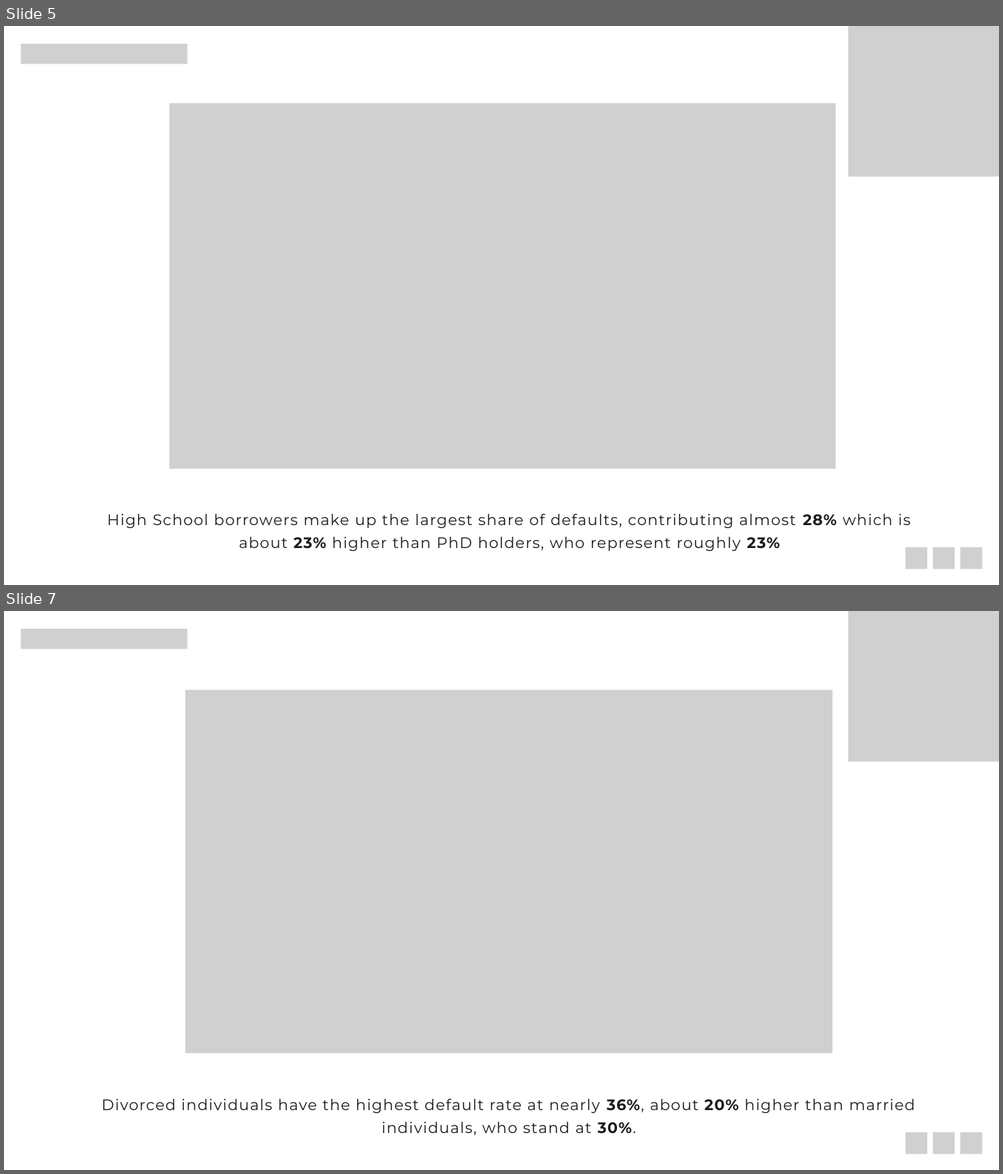
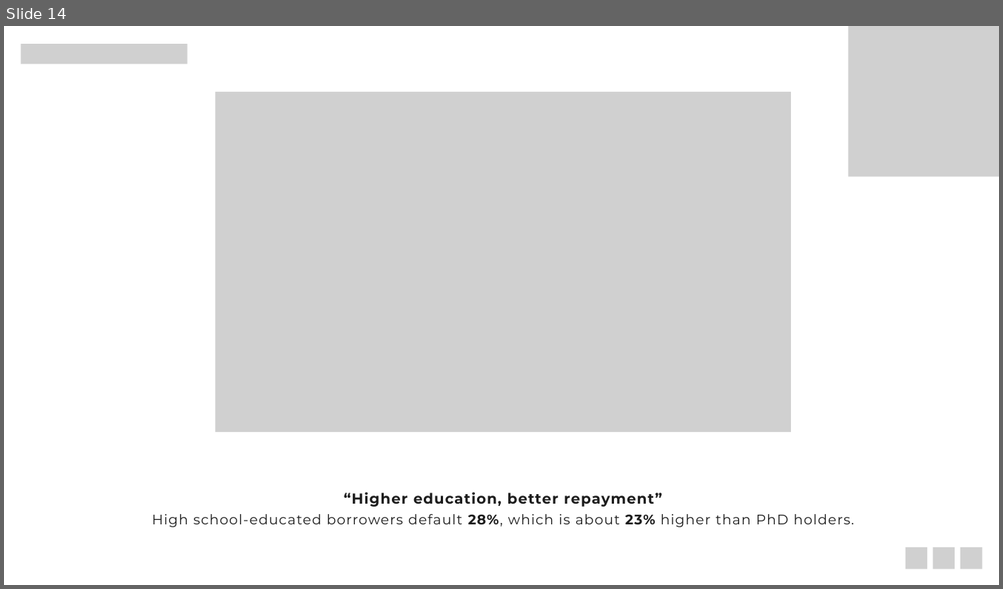
Before and after one commit to aliraza-data/Loan-Default-Risk-Analysis, a slide deck: Presentation/Project_Presentation.pptx. Shown one above the other, each under a label of ours: slides 5 and 7 before the commit, slide 14 after it; the slides between them are not shown. The pictures are 1003x1174 and 1003x589 pixels, drawn with LibreOffice and Linux fonts; fonts in the diff are those of the drawing; grey boxes stand for pictures. Boxes give left, top, right and bottom in pixels: in the first picture for what was removed or moved away, otherwise in the second. Text is boxed around its words. In the diff, an @@ line names an element or a change of style, - is before the commit and + after.

```diff
--- a/Presentation/Project_Presentation.pptx
+++ b/Presentation/Project_Presentation.pptx
@@ slide 7 removed at box(4, 611, 999, 1170), background #FFFFFF @@
@@ picture removed at box(21, 629, 188, 649) @@
@@ picture removed at box(848, 611, 999, 762) @@
@@ picture removed at box(185, 690, 833, 1054) @@
@@ text removed at box(102, 1099, 915, 1136) @@
-Divorced individuals have the highest default rate at nearly 36%, about 20% higher than married individuals, who stand at 30%.
@@ picture removed at box(905, 1133, 927, 1154) @@
@@ picture removed at box(933, 1133, 954, 1154) @@
@@ picture removed at box(960, 1133, 982, 1154) @@
@@ what was slide 5 is now slide 14 @@
@@ slide 14 changed as well @@
@@ picture: place and size @@
-picture at box(170, 103, 836, 469)
+picture at box(216, 92, 791, 432)
@@ text at box(152, 492, 854, 528): text changed; size 22 to 20 pt @@
-High School borrowers make up the largest share of defaults, contributing almost 28% which is about 23% higher than PhD holders, who represent roughly 23%
+“Higher education, better repayment”
+High school-educated borrowers default 28%, which is about 23% higher than PhD holders.
```
Also in this commit, not shown: 5 other slides changed, 20 slides added, 8 other slides removed.
